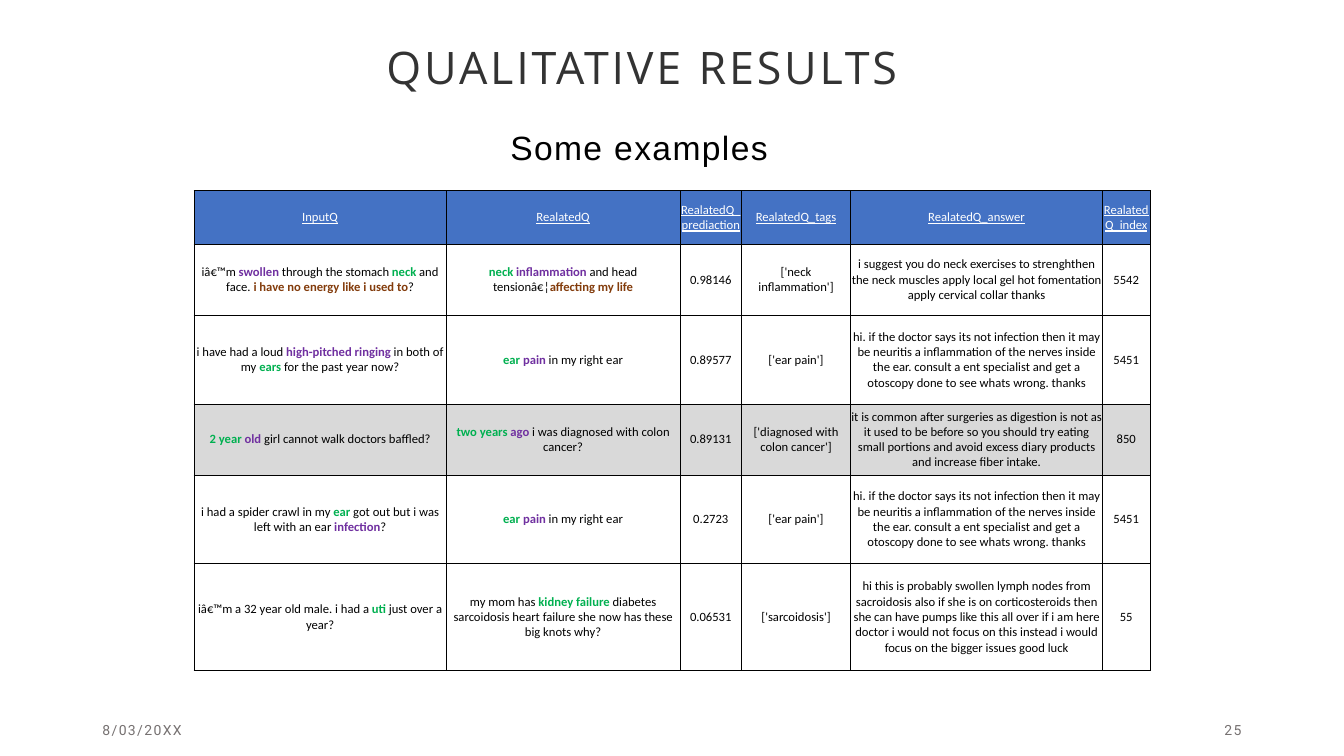
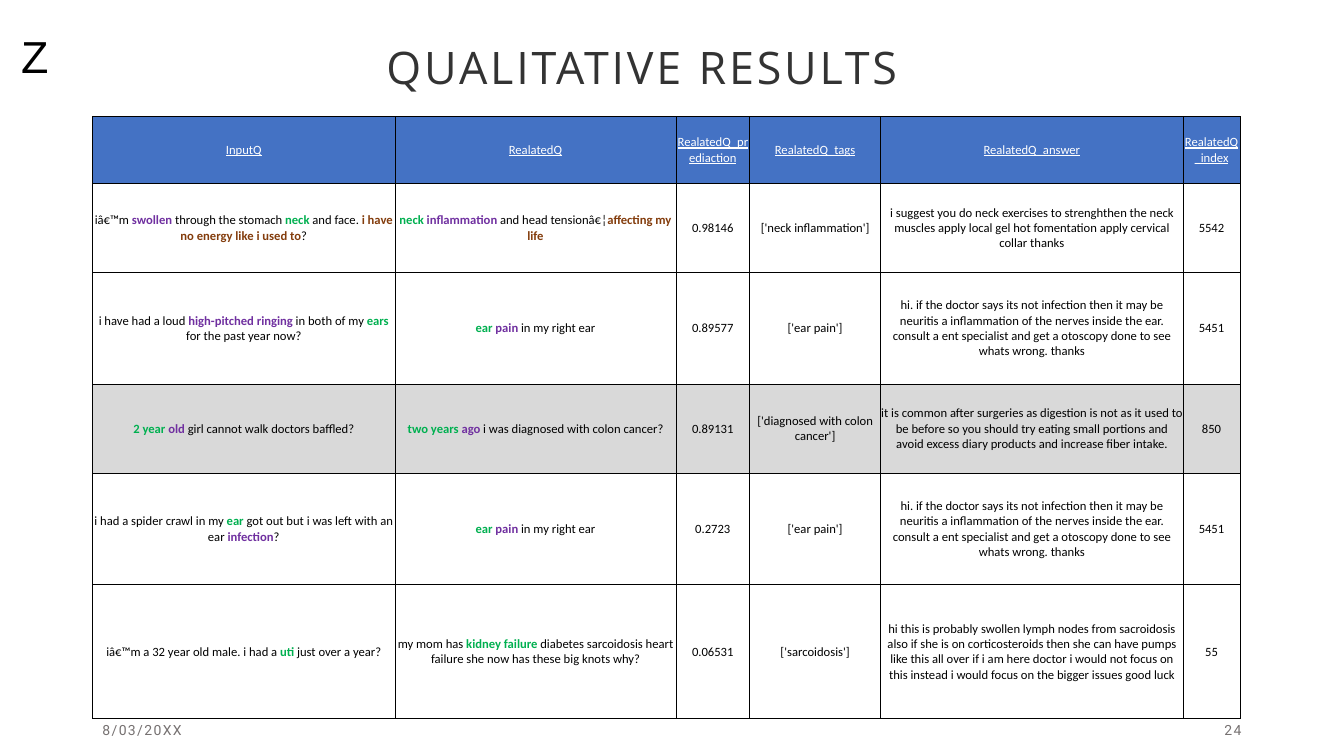
Before and after one commit to zeinabmohamed/MedicalChatbot, a slide deck: slide 24 of Docs/Chatbot with specific topic presentation.pptx (slide 25 before the commit). Drawn at 1344x756 pixels with LibreOffice and Linux fonts; fonts in the diff are those of the drawing. Boxes give left, top, right and bottom in pixels: in the first picture for what was removed or moved away, otherwise in the second. Text is boxed around its words. In the diff, an @@ line names an element or a change of style, - is before the commit and + after.

```diff
--- a/Docs/Chatbot with specific topic presentation.pptx
+++ b/Docs/Chatbot with specific topic presentation.pptx
@@ text added at (21, 42, 48, 73), 32 pt, text #000000 @@
+Z
@@ table: place and size @@
-table at (194, 191, 1149, 670)
+table at (93, 117, 1240, 719)
@@ text removed at (510, 135, 767, 167) @@
-Some examples
@@ page number at (1224, 725, 1241, 735): text changed @@
-25
+24
```
Also in this commit, not shown: 19 other slides changed, 1 slide removed.
